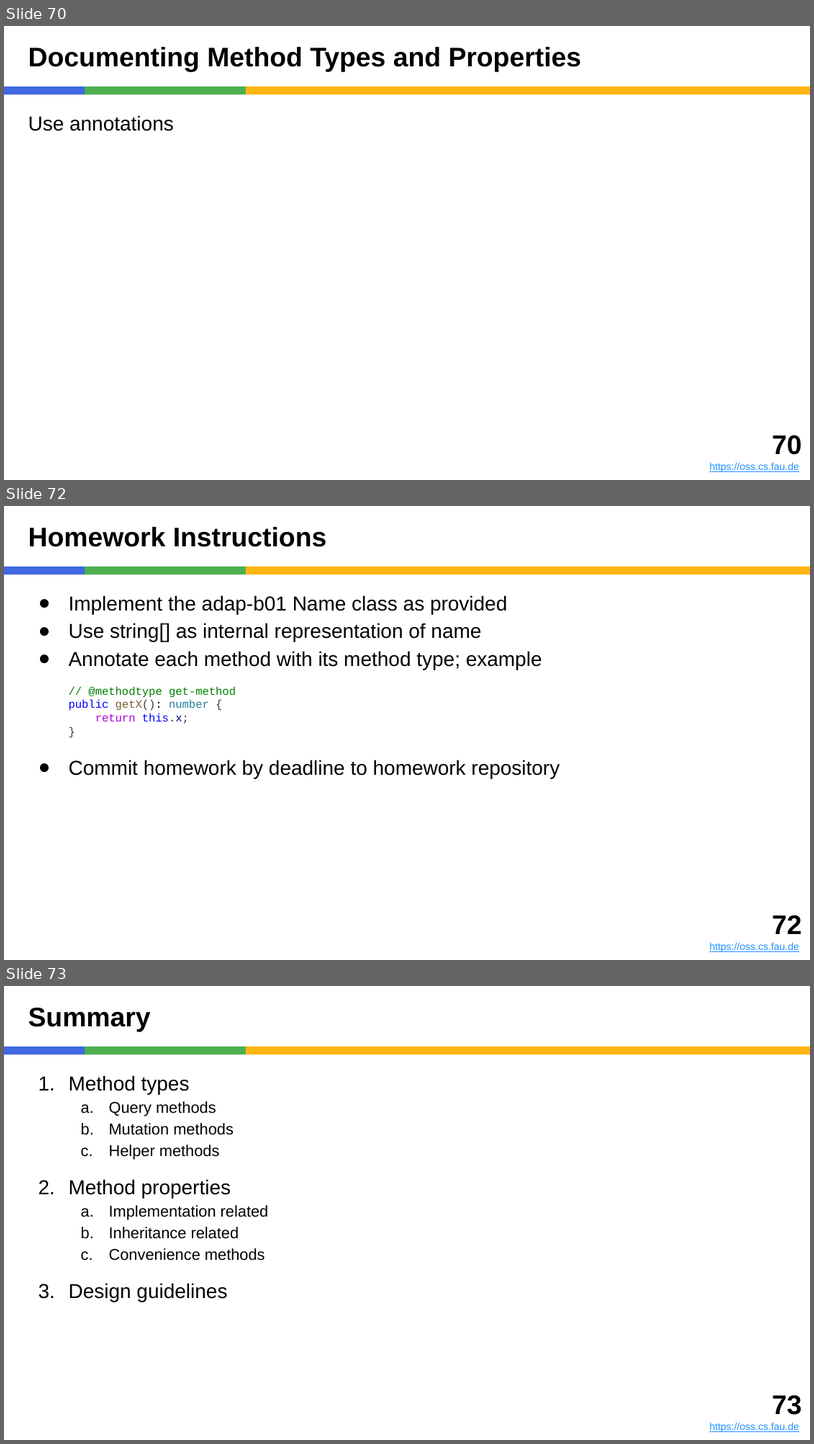
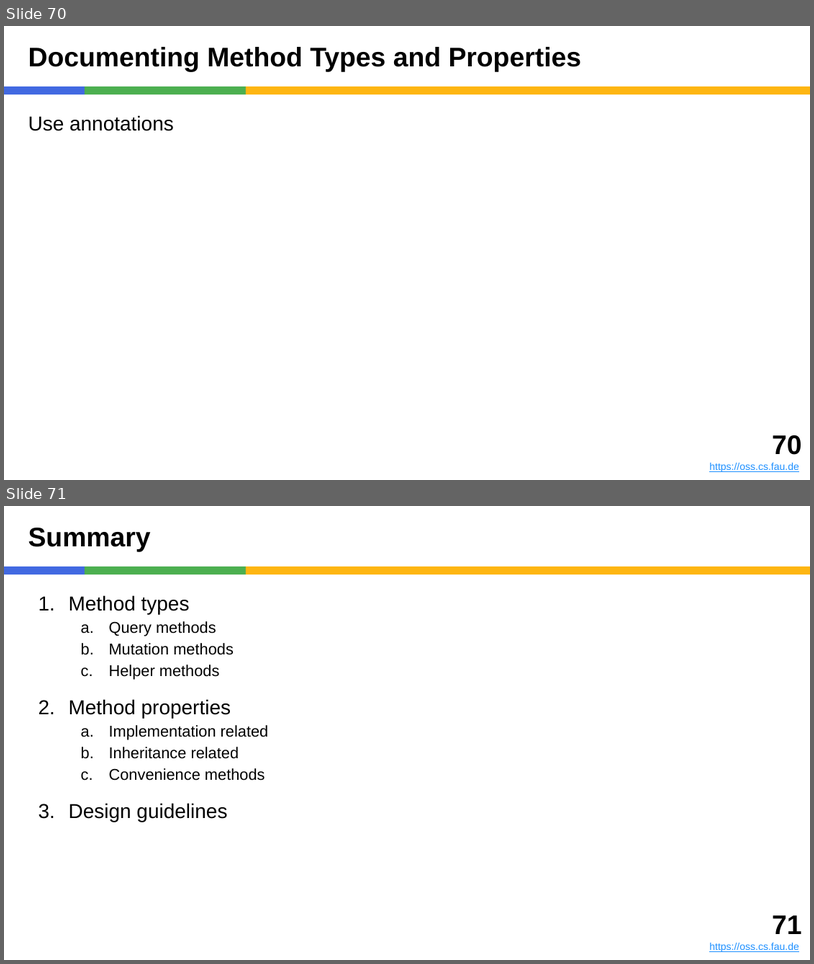
Before and after one commit to dirkriehle/adap-course, a slide deck: Lecture slides/ADAP B01 - Method Types and Properties.pptx. Shown one above the other, each under a label of ours: slides 70, 72 and 73 before the commit, slides 70 and 71 after it; the slides between them are not shown. The pictures are 814x1444 and 814x964 pixels, drawn with LibreOffice and Linux fonts; fonts in the diff are those of the drawing. Boxes give left, top, right and bottom in pixels: in the first picture for what was removed or moved away, otherwise in the second. Text is boxed around its words. In the diff, an @@ line names an element or a change of style, - is before the commit and + after.

Commit message:
Fixed B01, refactored homework information

```diff
--- a/Lecture slides/ADAP B01 - Method Types and Properties.pptx
+++ b/Lecture slides/ADAP B01 - Method Types and Properties.pptx
@@ slide 72 removed at (4,506,810,960), background #FFFFFF; not listed: 3 template elements that a slide beside it also shows @@
@@ title removed at (28,527,327,547) @@
-Homework Instructions
@@ text removed at (69,595,560,778) @@
-● Implement the adap-b01 Name class as provided
-● Use string[] as internal representation of name
-● Annotate each method with its method type; example
-// @methodtype get-method
-public getX(): number {
-return this.x;
-}
-● Commit homework by deadline to homework repository
@@ text removed at (710,915,802,952) @@
-72
-https://oss.cs.fau.de
@@ what was slide 73 is now slide 71 @@
@@ text at (772,915,802,934): text changed @@
-73
+71
```
Also in this commit, not shown: 4 slides changed, 2 slides added, 3 other slides removed, 5 other files.
